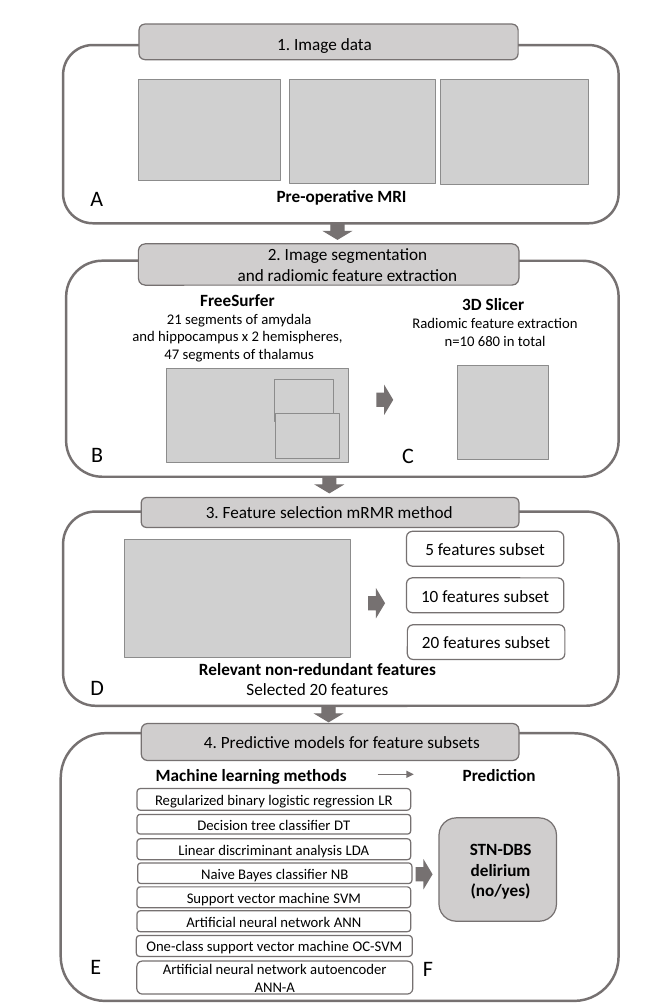
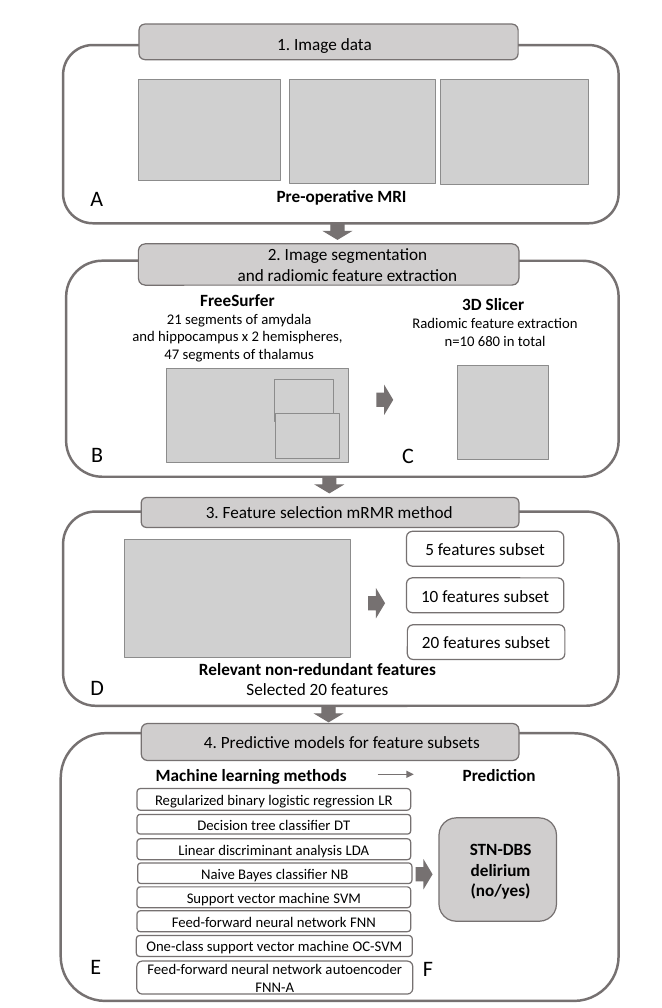
Before and after one commit to vytkuc/STN-DBS-delirium-prediction, a slide deck: slide 1 of figures/Figure1.pptx. Drawn at 662x1008 pixels with LibreOffice and Linux fonts; fonts in the diff are those of the drawing; grey boxes stand for pictures. Boxes give left, top, right and bottom in pixels: in the first picture for what was removed or moved away, otherwise in the second. Text is boxed around its words. In the diff, an @@ line names an element or a change of style, - is before the commit and + after.

```diff
--- a/figures/Figure1.pptx
+++ b/figures/Figure1.pptx
@@ text in rounded rectangle at bbox=[172, 916, 376, 927]: text changed @@
-Artificial neural network ANN
+Feed-forward neural network FNN
@@ text in rounded rectangle at bbox=[147, 963, 402, 995]: text changed @@
-Artificial neural network autoencoder ANN-A
+Feed-forward neural network autoencoder FNN-A
```
Also in this commit, not shown: 1 other file.
